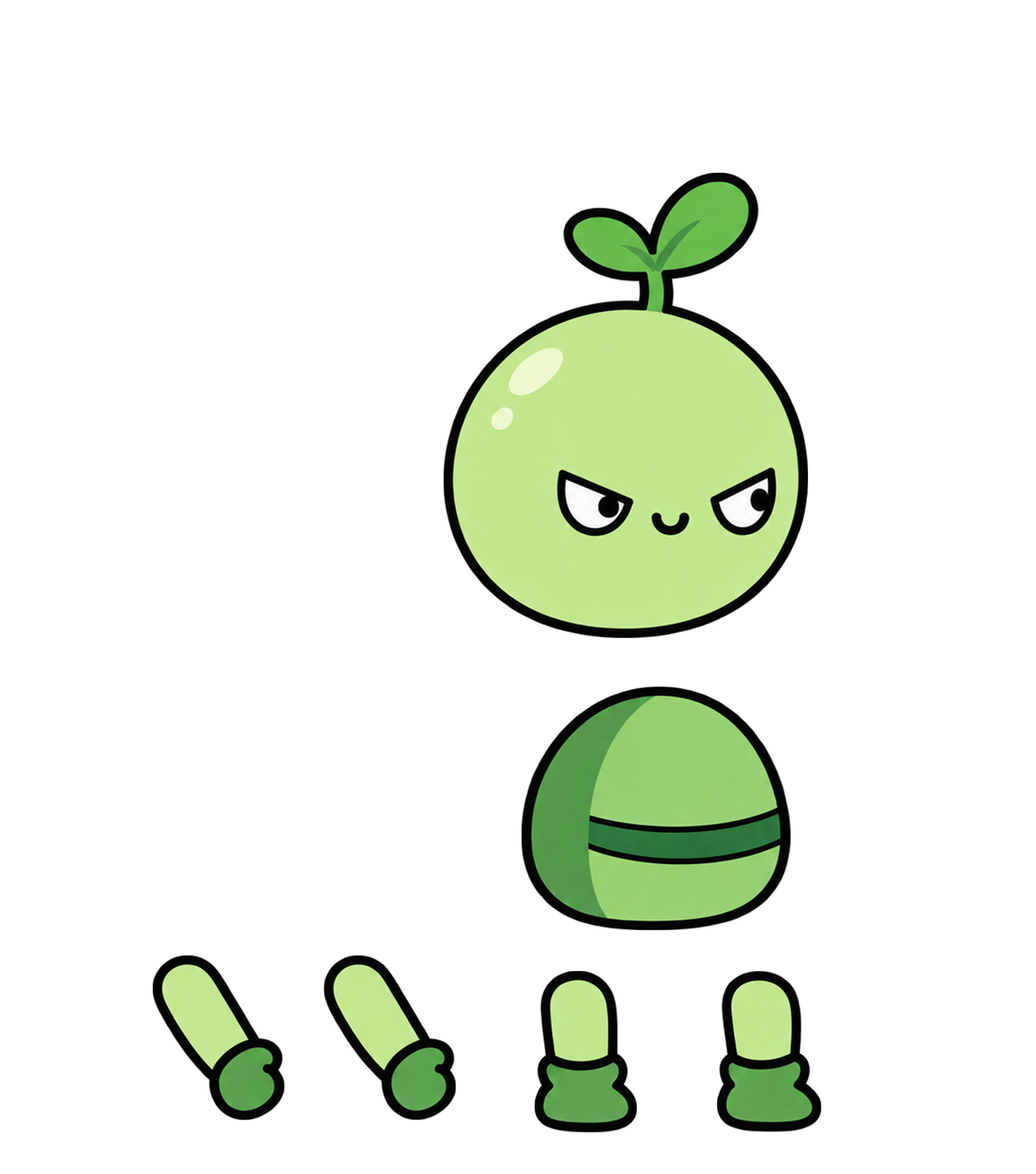
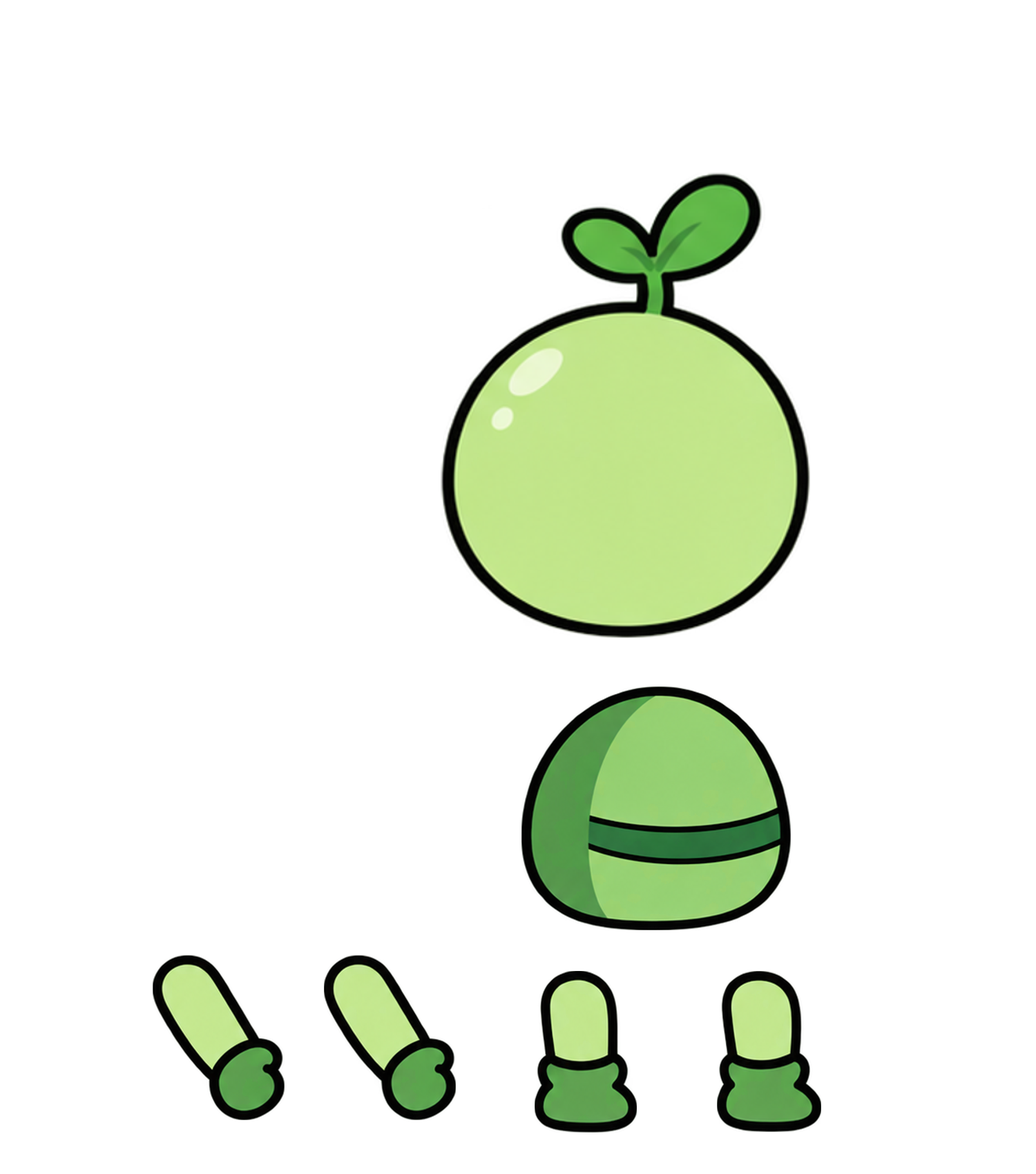
Layers edited between the first and the second 1036x1174 image:
painted on "머리" over [440, 172, 810, 638]
